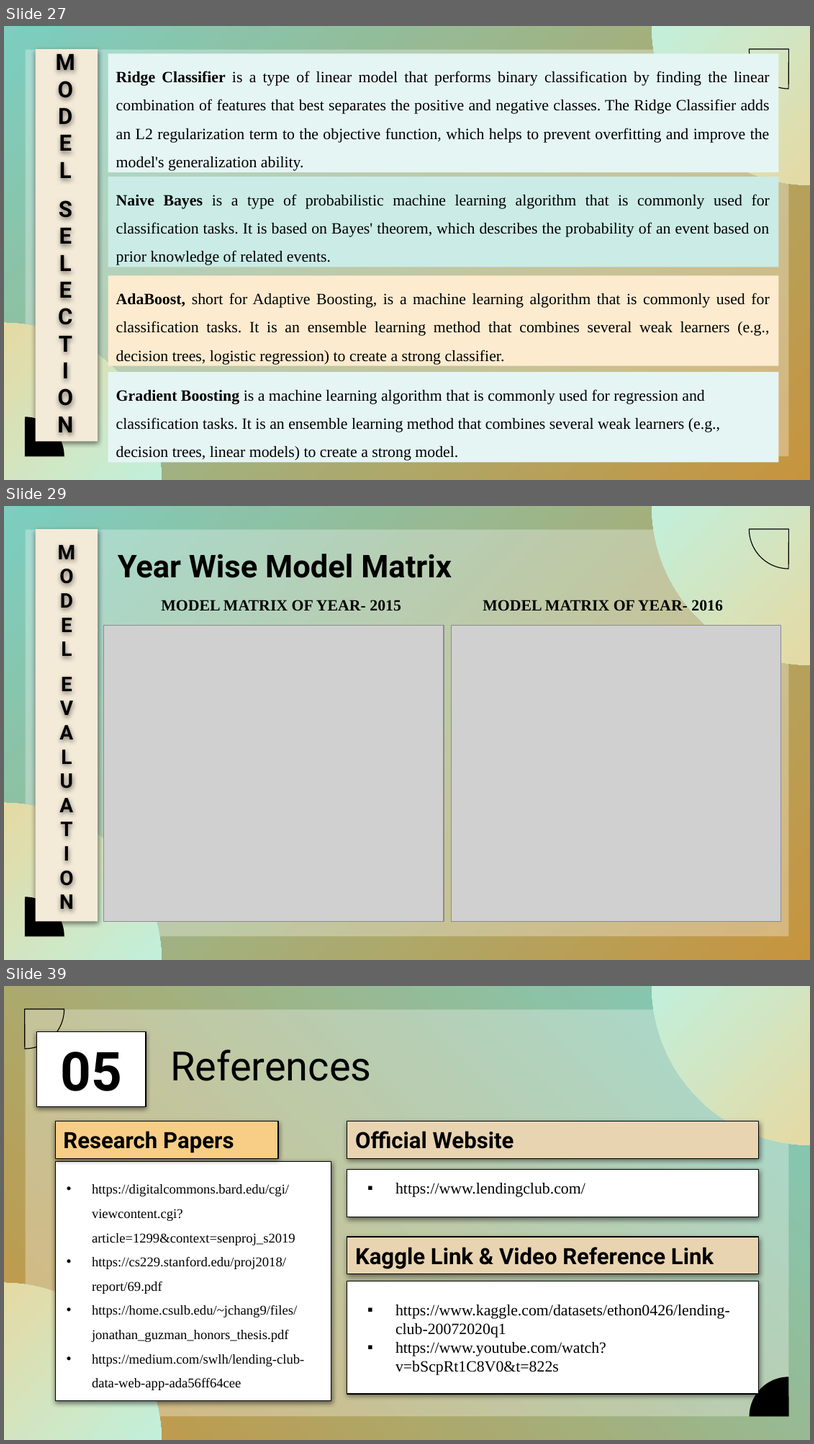
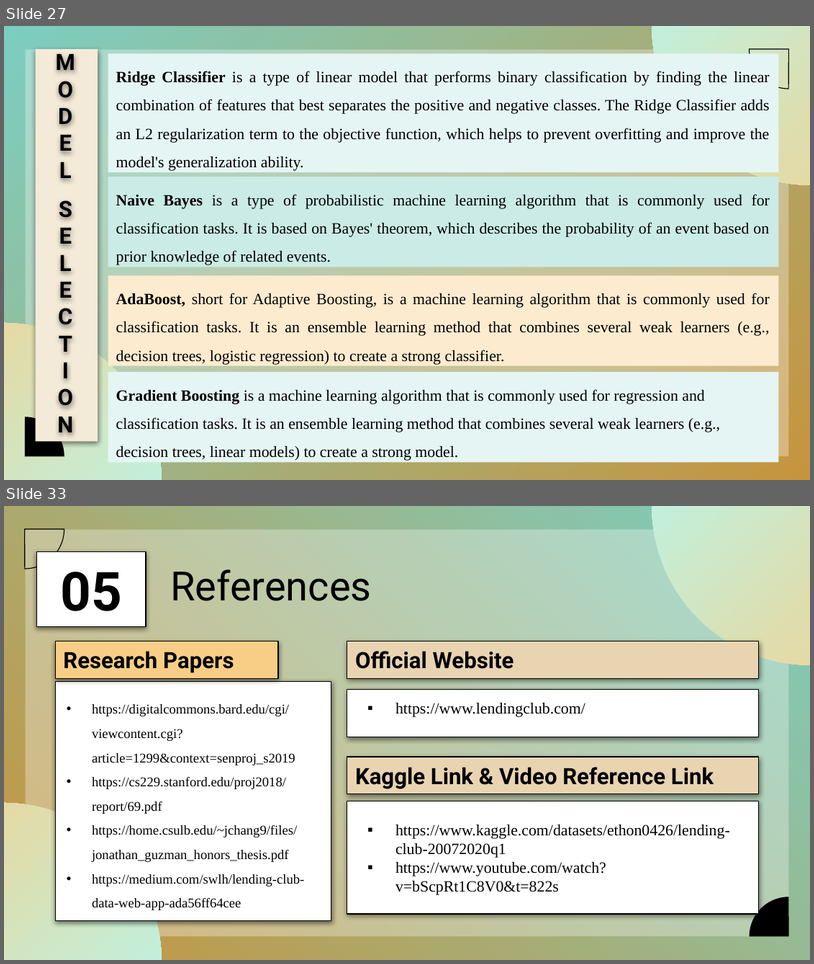
Before and after one commit to PrabhatMishra2111/Capstone-Project-P2P-Lending-Group-, a slide deck: Lending Club Final Presentation.pptx. Shown one above the other, each under a label of ours: slides 27, 29 and 39 before the commit, slides 27 and 33 after it; the slides between them are not shown. The pictures are 814x1444 and 814x964 pixels, drawn with LibreOffice and Linux fonts; fonts in the diff are those of the drawing; grey boxes stand for pictures; background and template pictures are left out. Boxes give left, top, right and bottom in pixels: in the first picture for what was removed or moved away, otherwise in the second. Text is boxed around its words. In the diff, an @@ line names an element or a change of style, - is before the commit and + after.

```diff
--- a/Lending Club Final Presentation.pptx
+++ b/Lending Club Final Presentation.pptx
@@ slide 29 removed at <box>4,506,810,960</box>, background picture (left out); not listed: 5 template elements that a slide beside it also shows @@
@@ rectangle removed at <box>36,529,98,921</box> @@
@@ text removed at <box>58,541,75,914</box> @@
-M
-O
-D
-E
-L
-E
-V
-A
-L
-U
-A
-T
-I
-O
-N
@@ title removed at <box>118,554,452,578</box> @@
-Year Wise Model Matrix
@@ text removed at <box>161,600,401,611</box> @@
-MODEL MATRIX OF YEAR- 2015
@@ text removed at <box>483,598,723,611</box> @@
-MODEL MATRIX OF YEAR- 2016
@@ picture removed at <box>104,625,445,921</box> @@
@@ picture removed at <box>452,625,782,921</box> @@
@@ what was slide 39 is now slide 33 @@
```
Also in this commit, not shown: 7 slides changed, 1 slide added, 6 other slides removed.
